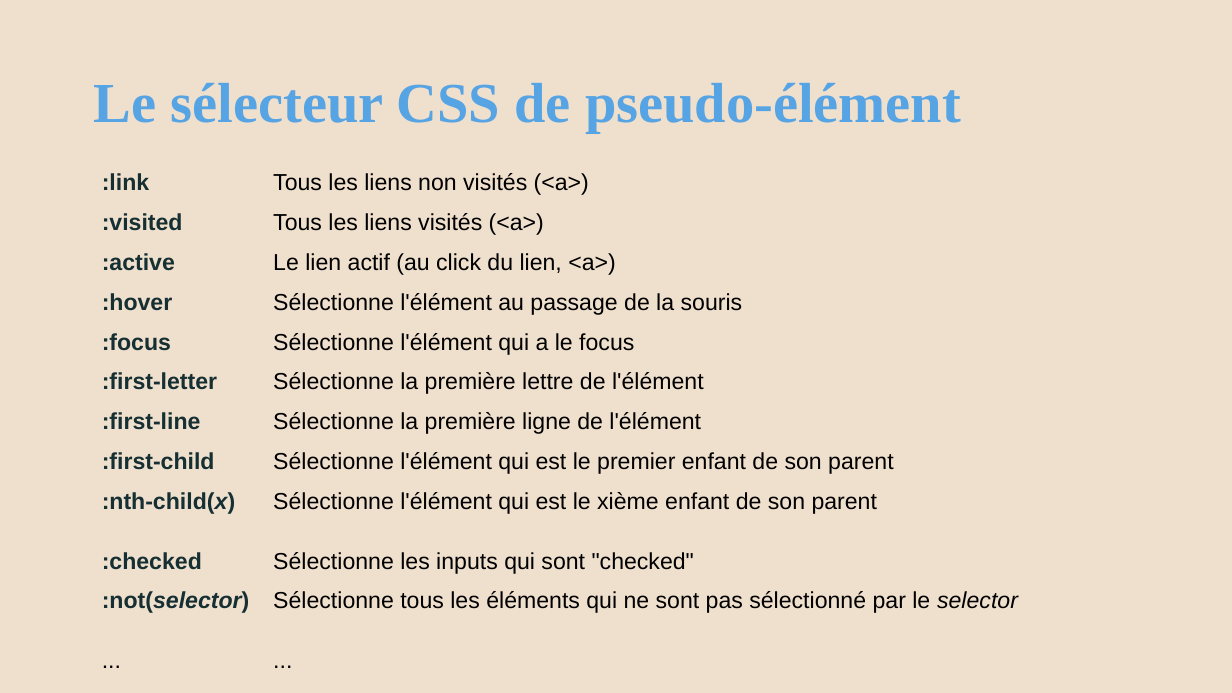
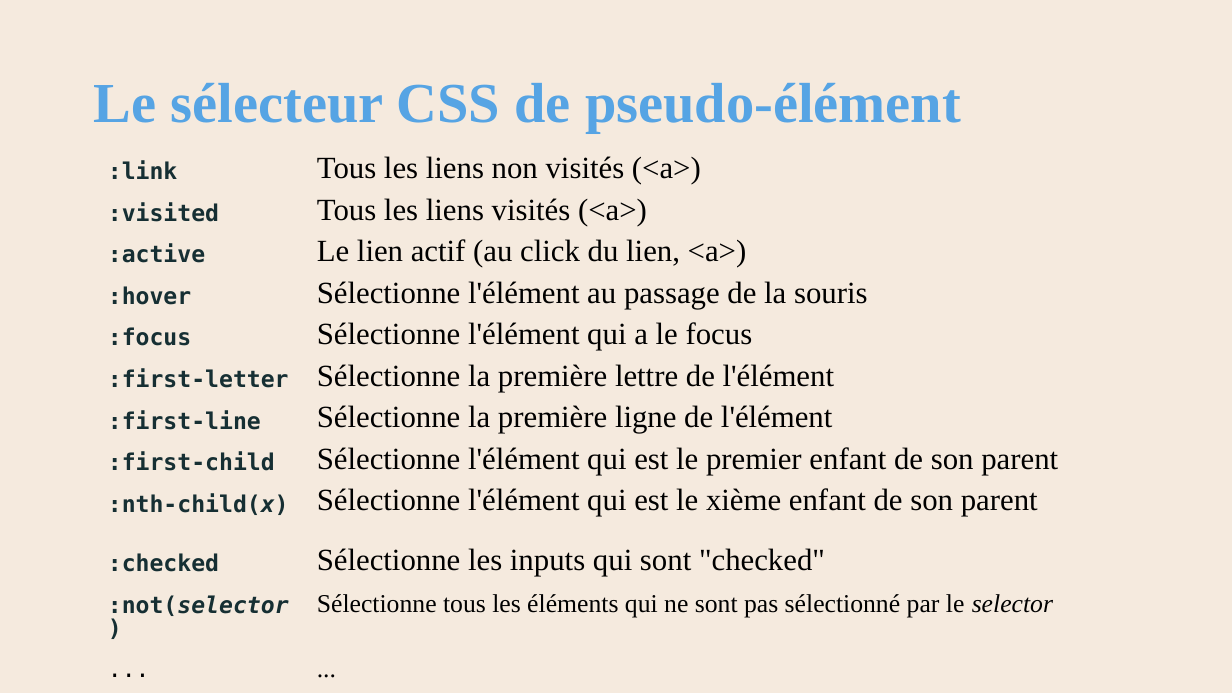
Before and after one commit to AlainWafflard/4IPW3, a slide deck: slide 28 of syllabus/14_mise_en_forme_CSS/syllabus_14_CSS.pptx. Drawn at 1232x693 pixels with LibreOffice and Linux fonts; fonts in the diff are those of the drawing; background and template pictures are left out. Boxes give left, top, right and bottom in pixels: in the first picture for what was removed or moved away, otherwise in the second. Text is boxed around its words. In the diff, an @@ line names an element or a change of style, - is before the commit and + after.

```diff
--- a/syllabus/14_mise_en_forme_CSS/syllabus_14_CSS.pptx
+++ b/syllabus/14_mise_en_forme_CSS/syllabus_14_CSS.pptx
@@ background #EFDFCD to #F5EADE @@
@@ table at box(99, 152, 1092, 693) @@
@@ font Arial to DejaVu Sans Mono in ":link", ":visited", ":active", ":hover" and 8 more places @@
@@ size 18 to 24 pt in "Tous les liens non visités (<a>)", "Tous les liens visités (<a>)", "Le lien actif (au click du lien, ...", "Sélectionne l'élément au passage de la souris" and 6 more places @@
@@ font Arial to Times New Roman in "Tous les liens non visités (<a>)", "Tous les liens visités (<a>)", "Le lien actif (au click du lien, ...", "Sélectionne l'élément au passage de la souris" and 8 more places @@
@@ size 18 to 20 pt in "Sélectionne tous les éléments qui ne sont ...", "..." @@
@@ line spacing 0.83 to 18pt @@
@@ table: place and size @@
-table at box(92, 165, 1065, 693)
+table at box(99, 152, 1092, 693)
```
Also in this commit, not shown: 51 other slides changed, 5 slides added, 23 other files.
